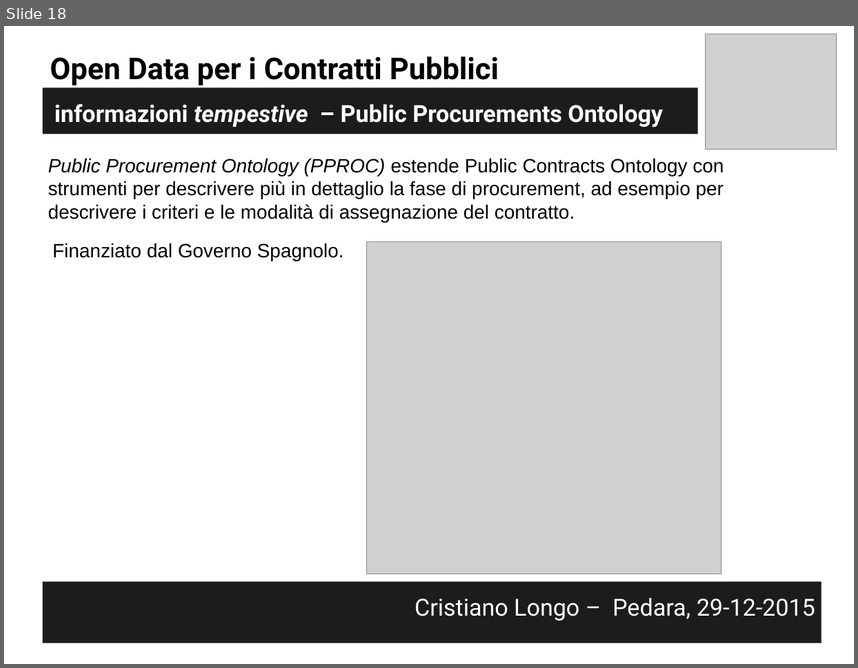
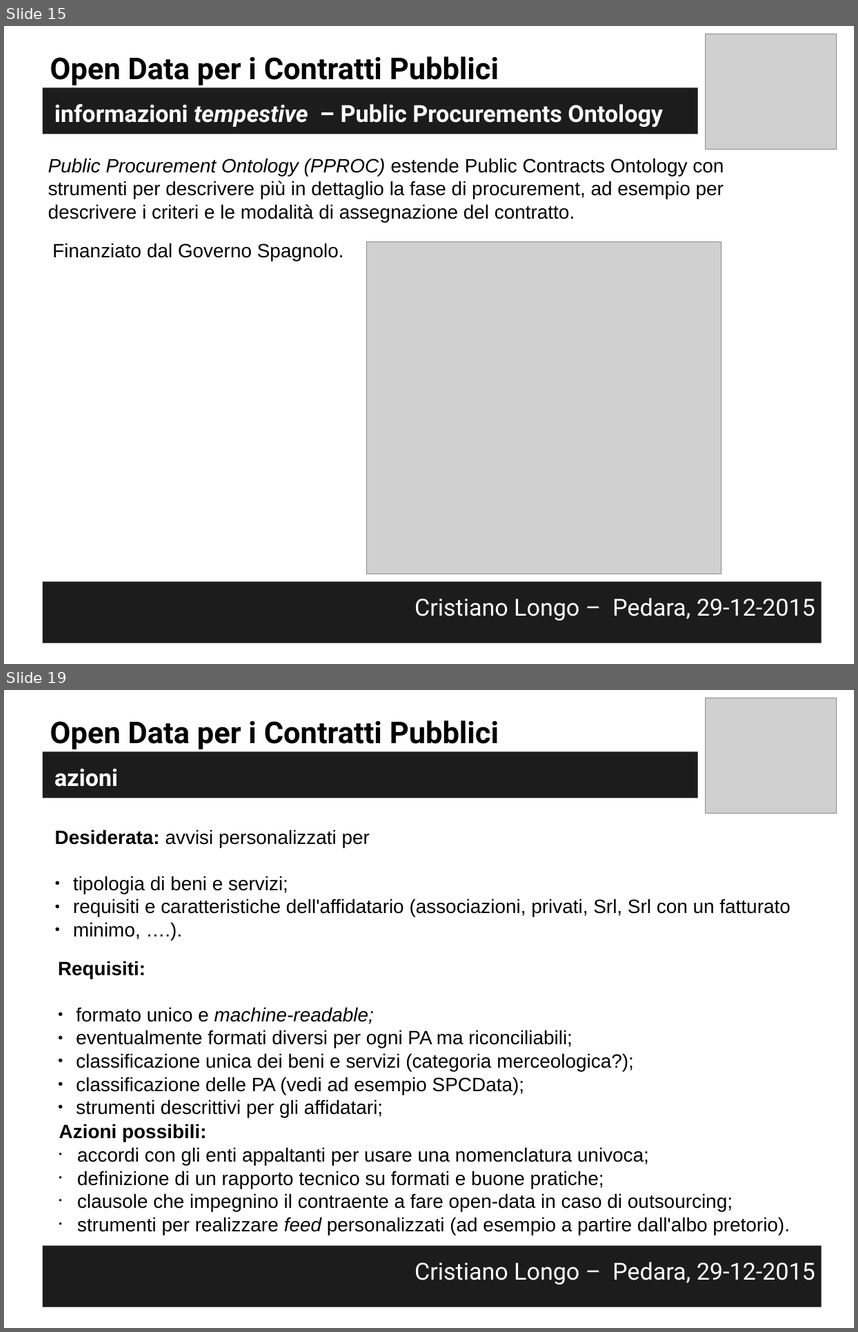
Before and after one commit to opendatahacklab/opendatahacklab.github.io, a slide deck: events/29Dic2015/CristianoLongo_29Dic2015.odp. Shown one above the other, each under a label of ours: slide 18 before the commit, slides 15 and 19 after it; the slides between them are not shown. The pictures are 858x668 and 858x1332 pixels, drawn with LibreOffice and Linux fonts; fonts in the diff are those of the drawing; grey boxes stand for pictures. Boxes give left, top, right and bottom in pixels: in the first picture for what was removed or moved away, otherwise in the second. Text is boxed around its words. In the diff, an @@ line names an element or a change of style, - is before the commit and + after.

Commit message:
Updated feed

```diff
--- a/events/29Dic2015/CristianoLongo_29Dic2015.odp
+++ b/events/29Dic2015/CristianoLongo_29Dic2015.odp
@@ slide 19 added at <box>4,690,854,1328</box>, background #FFFFFF @@
@@ picture added at <box>706,698,837,814</box> @@
@@ text added at <box>50,720,499,749</box>, 28 pt, text #000000, bold @@
+Open Data per i Contratti Pubblici
@@ text added at <box>43,751,698,798</box>, fill #1C1C1C, 22 pt, text #FFFFFF, bold @@
+azioni
@@ text added at <box>55,829,790,939</box>, 18 pt, text #000000 @@
+Desiderata: avvisi personalizzati per
+● tipologia di beni e servizi;
+● requisiti e caratteristiche dell'affidatario (associazioni, privati, Srl, Srl con un fatturato
+● minimo, ….).
@@ text added at <box>58,960,634,1117</box>, 18 pt, text #000000 @@
+Requisiti:
+● formato unico e machine-readable;
+● eventualmente formati diversi per ogni PA ma riconciliabili;
+● classificazione unica dei beni e servizi (categoria merceologica?);
+● classificazione delle PA (vedi ad esempio SPCData);
+● strumenti descrittivi per gli affidatari;
@@ text added at <box>59,1123,790,1234</box>, 18 pt, text #000000 @@
+Azioni possibili:
+• accordi con gli enti appaltanti per usare una nomenclatura univoca;
+• definizione di un rapporto tecnico su formati e buone pratiche;
+• clausole che impegnino il contraente a fare open-data in caso di outsourcing;
+• strumenti per realizzare feed personalizzati (ad esempio a partire dall'albo pretorio).
@@ text added at <box>43,1245,822,1306</box>, fill #1C1C1C, 22 pt, text #FFFFFF @@
+Cristiano Longo – Pedara, 29-12-2015
@@ what was slide 18 is now slide 15 @@
```
Also in this commit, not shown: 2 slides changed, 3 other slides added, 3 slides removed, 2 other files.
